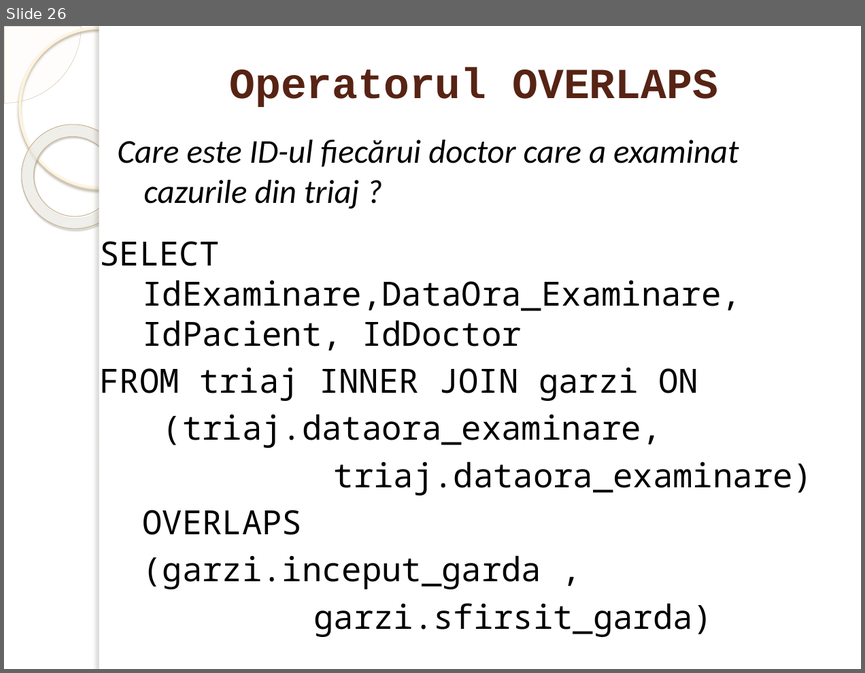
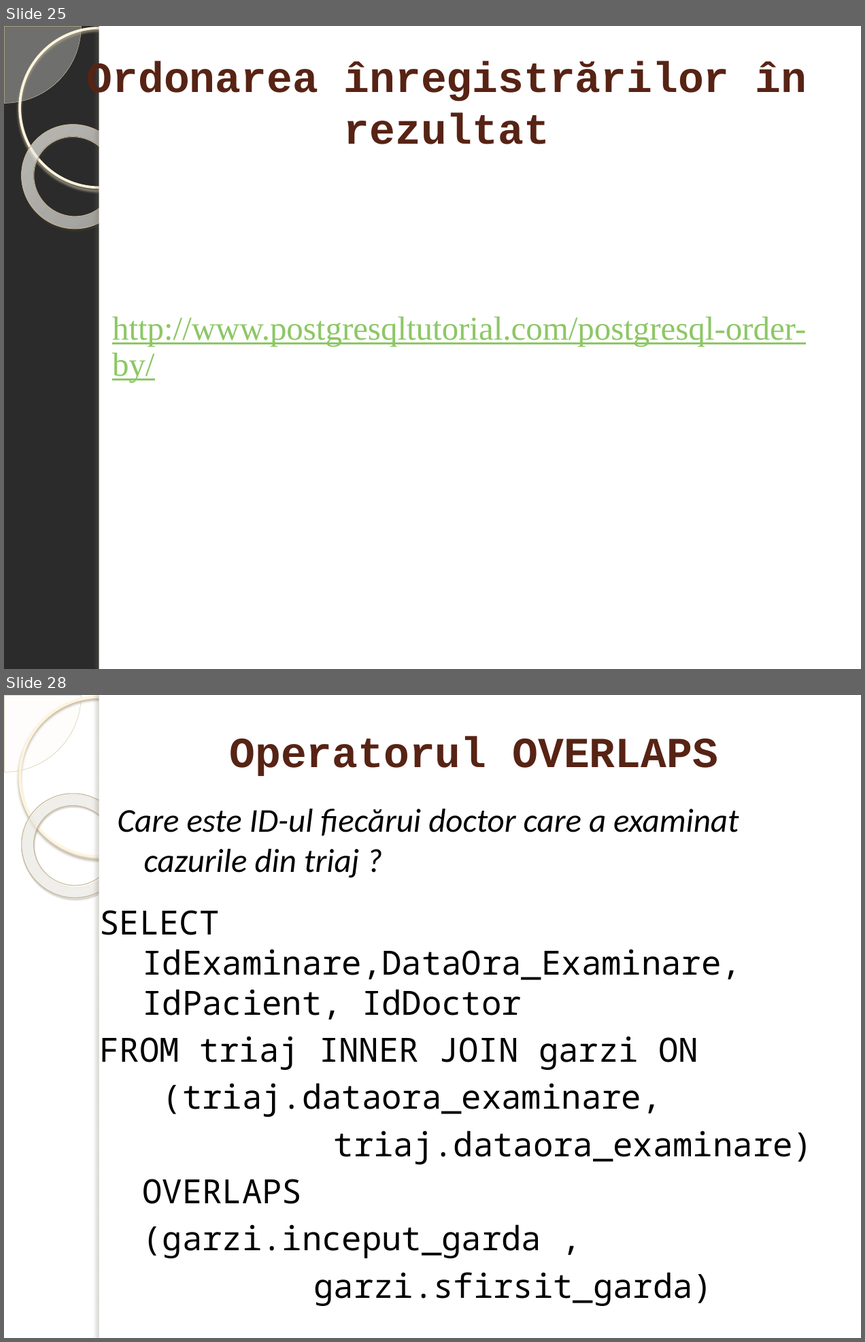
Before and after one commit to marinfotache/Baze-de-date-I, a slide deck: 11-13_SQL_Interogari - elemente de baza/12_SQL3_SELECT_Expresii si predicate.pptx. Shown one above the other, each under a label of ours: slide 26 before the commit, slides 25 and 28 after it; the slides between them are not shown. The pictures are 865x673 and 865x1342 pixels, drawn with LibreOffice and Linux fonts; fonts in the diff are those of the drawing; background and template pictures are left out; a plain dark background stands for a picture behind light text. Boxes give left, top, right and bottom in pixels: in the first picture for what was removed or moved away, otherwise in the second. Text is boxed around its words. In the diff, an @@ line names an element or a change of style, - is before the commit and + after.

```diff
--- a/11-13_SQL_Interogari - elemente de baza/12_SQL3_SELECT_Expresii si predicate.pptx
+++ b/11-13_SQL_Interogari - elemente de baza/12_SQL3_SELECT_Expresii si predicate.pptx
@@ slide 25 added at (4,26,861,669), background picture (left out); not listed: 5 template elements that a slide beside it also shows @@
@@ title added at (87,61,807,144), 36 pt, text #572314, bold @@
+Ordonarea înregistrărilor în rezultat
@@ text added at (112,316,806,382), 28 pt, text #8DC765, underline @@
+http://www.postgresqltutorial.com/postgresql-order-by/
@@ what was slide 26 is now slide 28 @@
```
Also in this commit, not shown: 15 slides changed, 1 other slide added.
